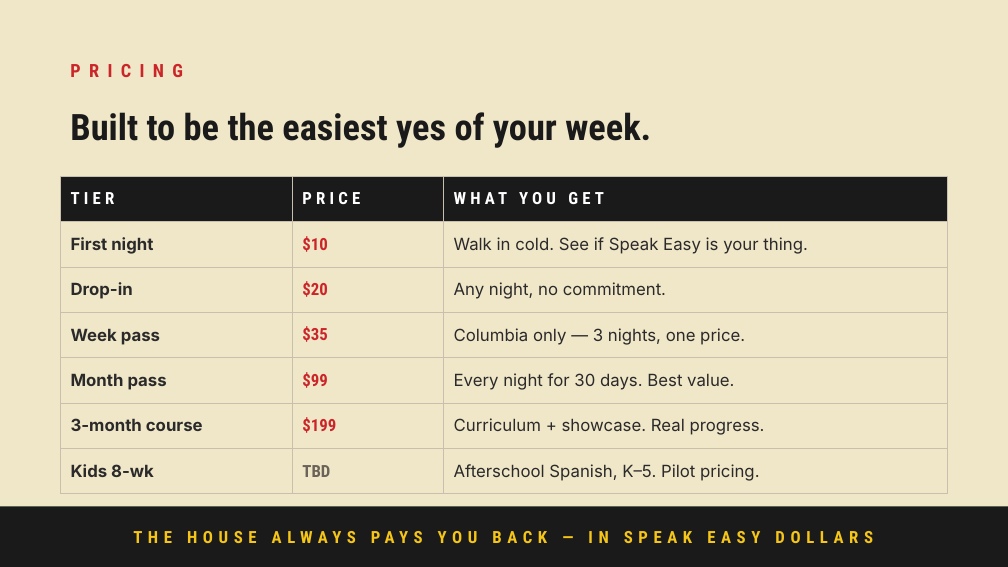
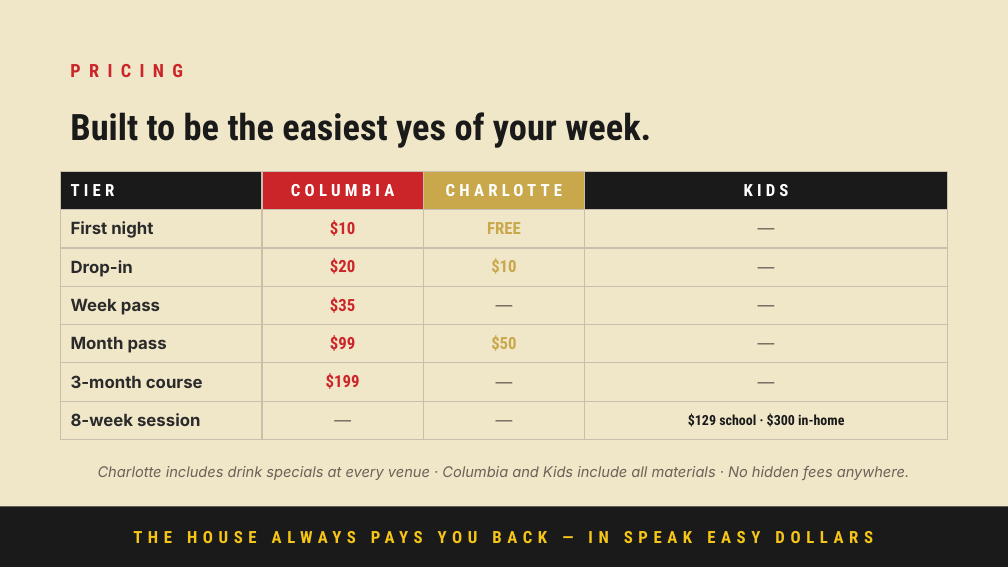
Before and after one commit to l8blo0om/speakeasy4kids, a slide deck: slide 11 of pitch.pptx. Drawn at 1008x567 pixels with LibreOffice and Linux fonts; fonts in the diff are those of the drawing. Boxes give left, top, right and bottom in pixels: in the first picture for what was removed or moved away, otherwise in the second. Text is boxed around its words. In the diff, an @@ line names an element or a change of style, - is before the commit and + after.

Commit message:
Sync pitch deck: new Columbia/Charlotte/Kids pricing matrix

```diff
--- a/pitch.pptx
+++ b/pitch.pptx
@@ table at (x1=60, y1=171, x2=948, y2=431) @@
-column 1: TIER | First night | Drop-in | Week pass | Month pass | 3-month course | Kids 8-wk
-column 2: PRICE | $10 | $20 | $35 | $99 | $199 | TBD
-column 3: WHAT YOU GET | Walk in cold. See if Speak Easy is your thing. | Any night, no commitment. | Columbia only — 3 nights, one price. | Every night for 30 days. Best value. | Curriculum + showcase. Real progress. | Afterschool Spanish, K–5. Pilot pricing.
+column 1: TIER | First night | Drop-in | Week pass | Month pass | 3-month course | 8-week session
+column 2: COLUMBIA | $10 | $20 | $35 | $99 | $199 | —
+column 3: CHARLOTTE | FREE | $10 | — | $50 | — | —
+column 4: KIDS | — | — | — | — | — | $129 school · $300 in-home
@@ table resized from (x1=60, y1=176, x2=948, y2=485) to (x1=60, y1=171, x2=948, y2=431) @@
@@ text added at (x1=98, y1=466, x2=909, y2=480), 10.5 pt, text #6B6358, italic @@
+Charlotte includes drink specials at every venue · Columbia and Kids include all materials · No hidden fees anywhere.
```
Also in this commit, not shown: 2 other slides changed, 1 other file.
